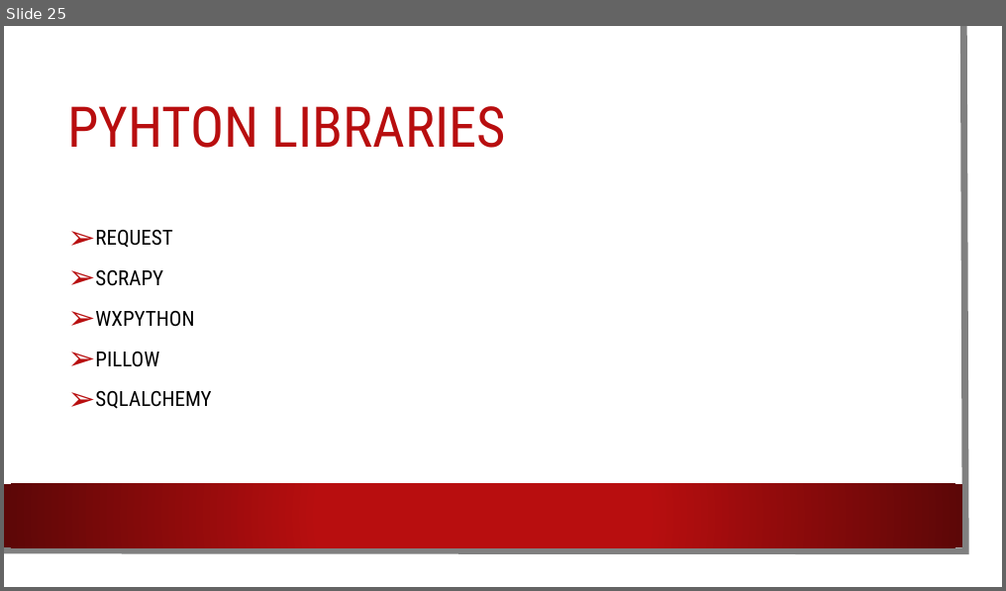
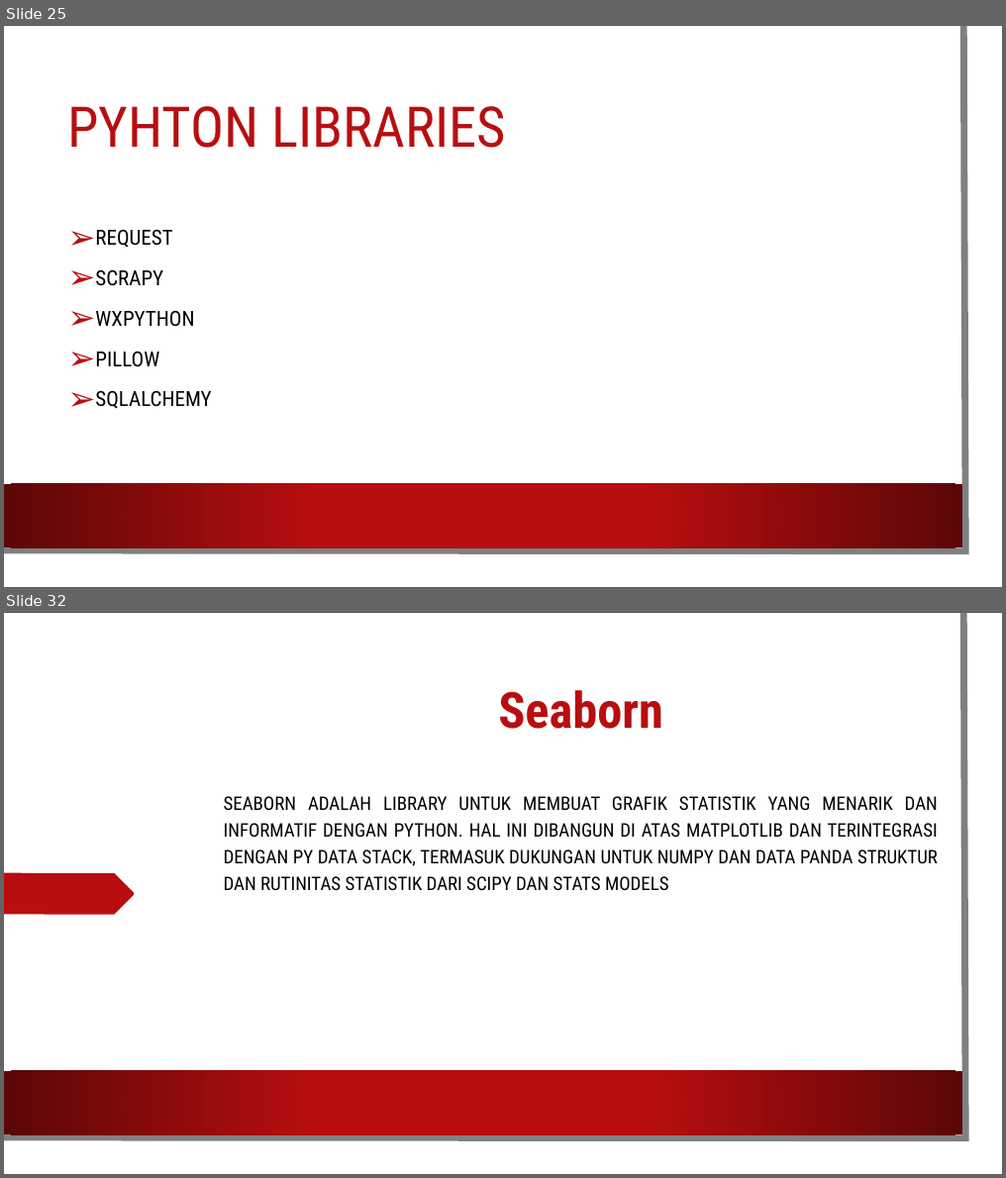
Before and after one commit to Ramanevtahendra/Pengantar-Deep-Learning, a slide deck: Tugas 1/Basic Python.pptx. Shown one above the other, each under a label of ours: slide 25 before the commit, slides 25 and 32 after it; the slides between them are not shown. The pictures are 1006x591 and 1006x1178 pixels, drawn with LibreOffice and Linux fonts; fonts in the diff are those of the drawing; background and template pictures are left out. Boxes give left, top, right and bottom in pixels: in the first picture for what was removed or moved away, otherwise in the second. Text is boxed around its words. In the diff, an @@ line names an element or a change of style, - is before the commit and + after.

Commit message:
Slide Baru : Jupyter dan Seaborn

```diff
--- a/Tugas 1/Basic Python.pptx
+++ b/Tugas 1/Basic Python.pptx
@@ slide 32 added at box(4, 613, 1002, 1174), background picture (left out); not listed: 3 template elements that a slide beside it also shows @@
@@ title added at box(498, 690, 663, 729), 48 pt, text #B80E0F, bold @@
+Seaborn
@@ text added at box(224, 796, 938, 891), 18 pt, text #000000 @@
+SEABORN ADALAH LIBRARY UNTUK MEMBUAT GRAFIK STATISTIK YANG MENARIK DAN INFORMATIF DENGAN PYTHON. HAL INI DIBANGUN DI ATAS MATPLOTLIB DAN TERINTEGRASI DENGAN PY DATA STACK, TERMASUK DUKUNGAN UNTUK NUMPY DAN DATA PANDA STRUKTUR DAN RUTINITAS STATISTIK DARI SCIPY DAN STATS MODELS
@@ freeform shape added at box(4, 873, 135, 915), fill #B80E0F @@
```
Also in this commit, not shown: 1 slide changed, 8 other slides added.
